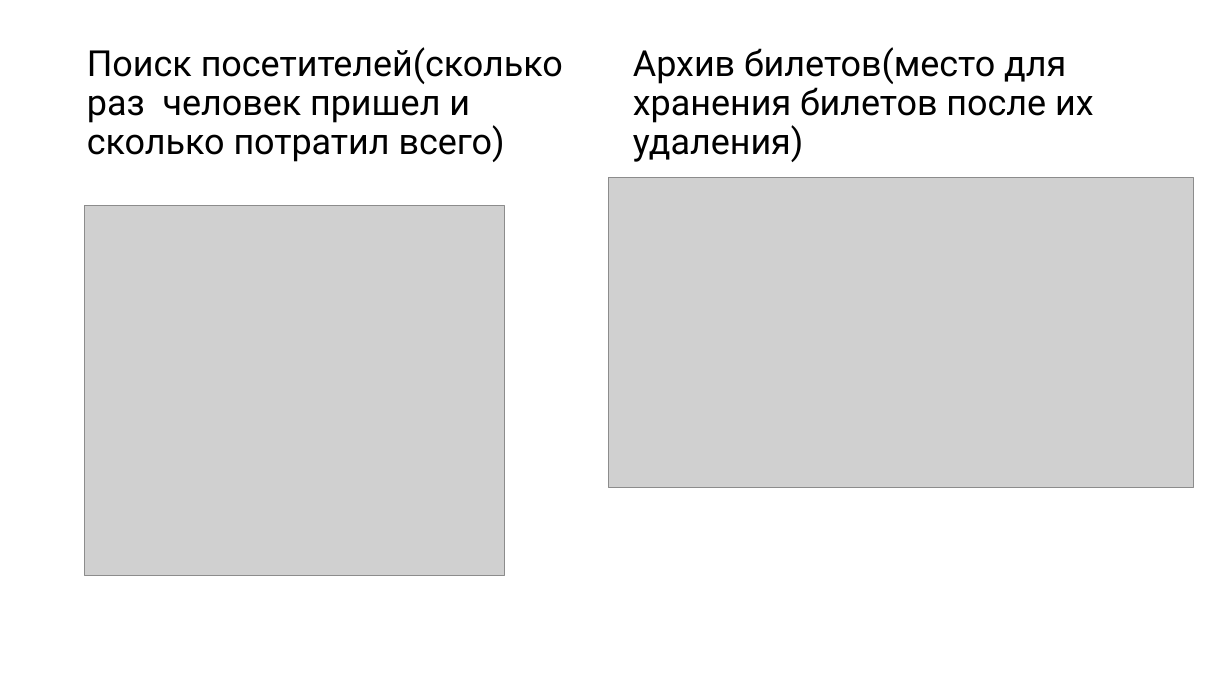
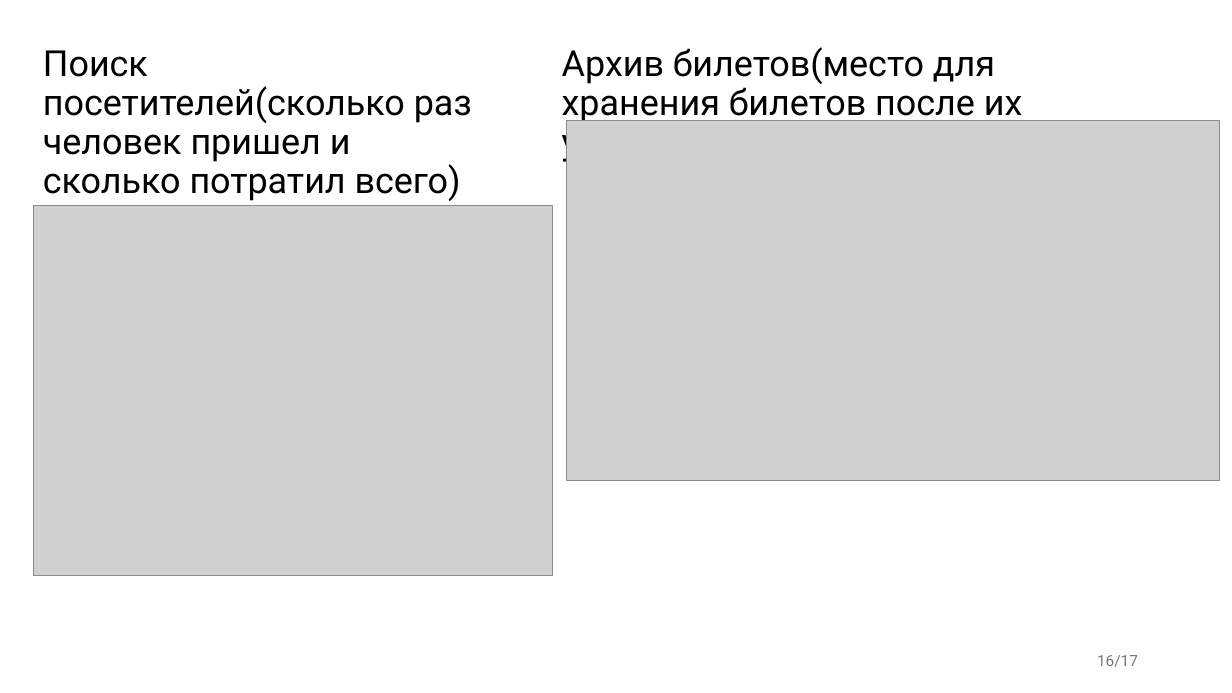
Before and after one commit to BirdManl/-zoo-, a slide deck: slide 16 of Пз+презентация/презентация .pptx. Drawn at 1232x693 pixels with LibreOffice and Linux fonts; fonts in the diff are those of the drawing; grey boxes stand for pictures. Boxes give left, top, right and bottom in pixels: in the first picture for what was removed or moved away, otherwise in the second. Text is boxed around its words. In the diff, an @@ line names an element or a change of style, - is before the commit and + after.

```diff
--- a/Пз+презентация/презентация .pptx
+++ b/Пз+презентация/презентация .pptx
@@ text "Поиск посетителей(сколько раз человек пришел ..." rewrapped from bbox=[87, 47, 563, 162] to bbox=[43, 50, 472, 201] @@
@@ text "Архив билетов(место для хранения билетов ...": place and size @@
-text "Архив билетов(место для хранения билетов ..." at bbox=[633, 47, 1094, 162]
+text "Архив билетов(место для хранения билетов ..." at bbox=[562, 47, 1023, 163]
@@ picture: place and size @@
-picture at bbox=[608, 177, 1194, 487]
+picture at bbox=[567, 121, 1220, 481]
@@ picture: place and size @@
-picture at bbox=[85, 205, 505, 576]
+picture at bbox=[33, 205, 552, 576]
@@ page number added at bbox=[1097, 655, 1138, 667], 12 pt, text #797979 @@
+16/17
```
Also in this commit, not shown: 14 other slides changed, 2 other files.
